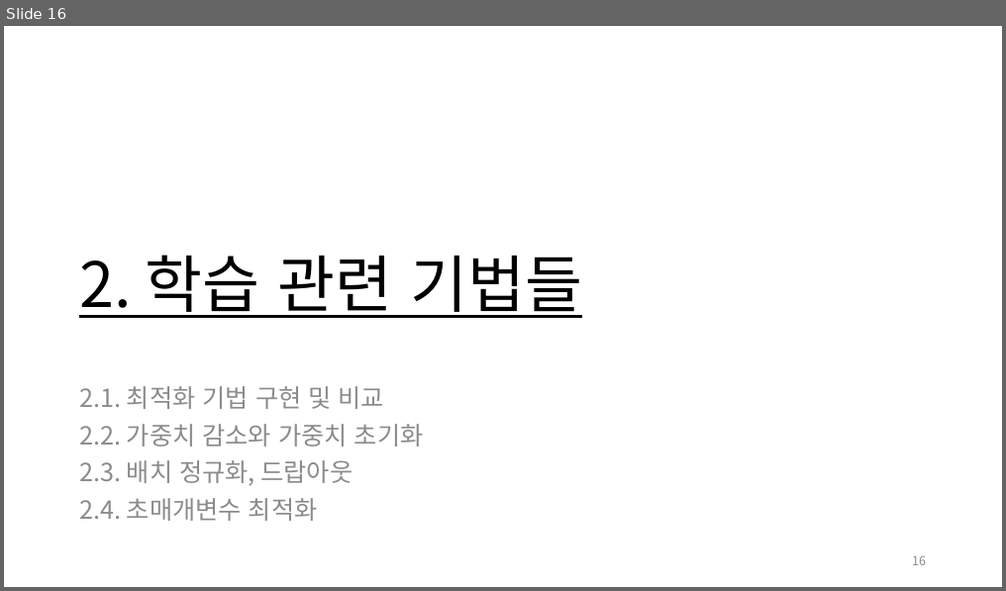
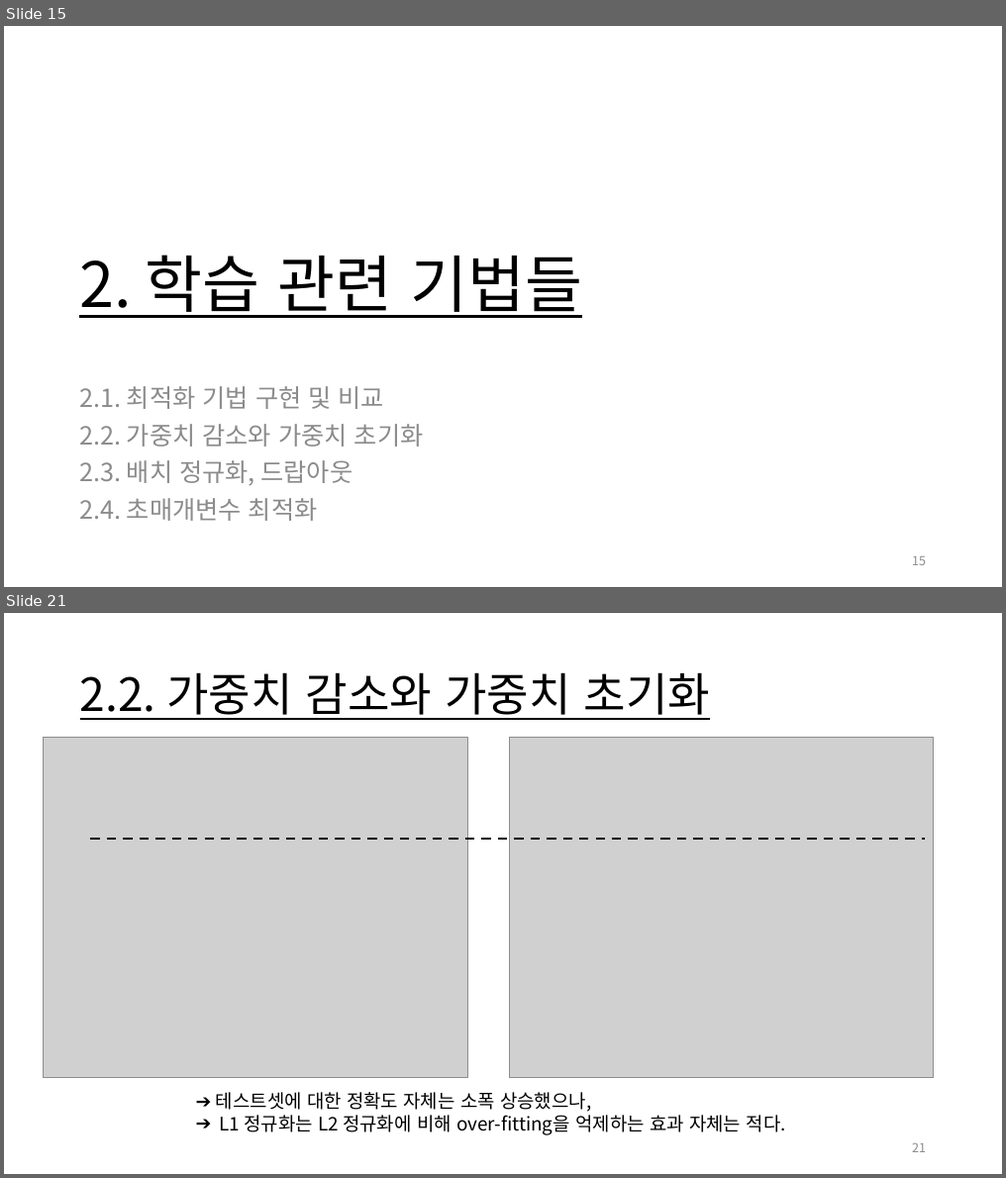
Before and after one commit to Jongbin-kr/DL_from_scratch, a slide deck: 밑바닥부터 딥러닝I.pptx. Shown one above the other, each under a label of ours: slide 16 before the commit, slides 15 and 21 after it; the slides between them are not shown. The pictures are 1006x591 and 1006x1178 pixels, drawn with LibreOffice and Linux fonts; fonts in the diff are those of the drawing; grey boxes stand for pictures. Boxes give left, top, right and bottom in pixels: in the first picture for what was removed or moved away, otherwise in the second. Text is boxed around its words. In the diff, an @@ line names an element or a change of style, - is before the commit and + after.

```diff
--- a/밑바닥부터 딥러닝I.pptx
+++ b/밑바닥부터 딥러닝I.pptx
@@ slide 21 added at <box>4,613,1002,1174</box>, background #FFFFFF @@
@@ title added at <box>80,672,710,720</box>, 44 pt, text #000000, underline @@
+2.2. 가중치 감소와 가중치 초기화
@@ picture added at <box>43,738,467,1078</box> @@
@@ picture added at <box>509,738,934,1078</box> @@
@@ line added from (90, 839) to (925, 839), #000000 2.25 pt dashed @@
@@ text added at <box>216,1092,786,1136</box>, 18 pt, text #000000 @@
+➔ 테스트셋에 대한 정확도 자체는 소폭 상승했으나,
+➔ L1 정규화는 L2 정규화에 비해 over-fitting을 억제하는 효과 자체는 적다.
@@ page number added at <box>912,1144,926,1153</box>, 12 pt, text #8C8C8C @@
+21
@@ what was slide 16 is now slide 15 @@
@@ page number at <box>912,557,926,566</box>: text changed @@
-16
+15
```
Also in this commit, not shown: 15 slides changed, 14 other slides added, 2 slides removed, 6 other files.
